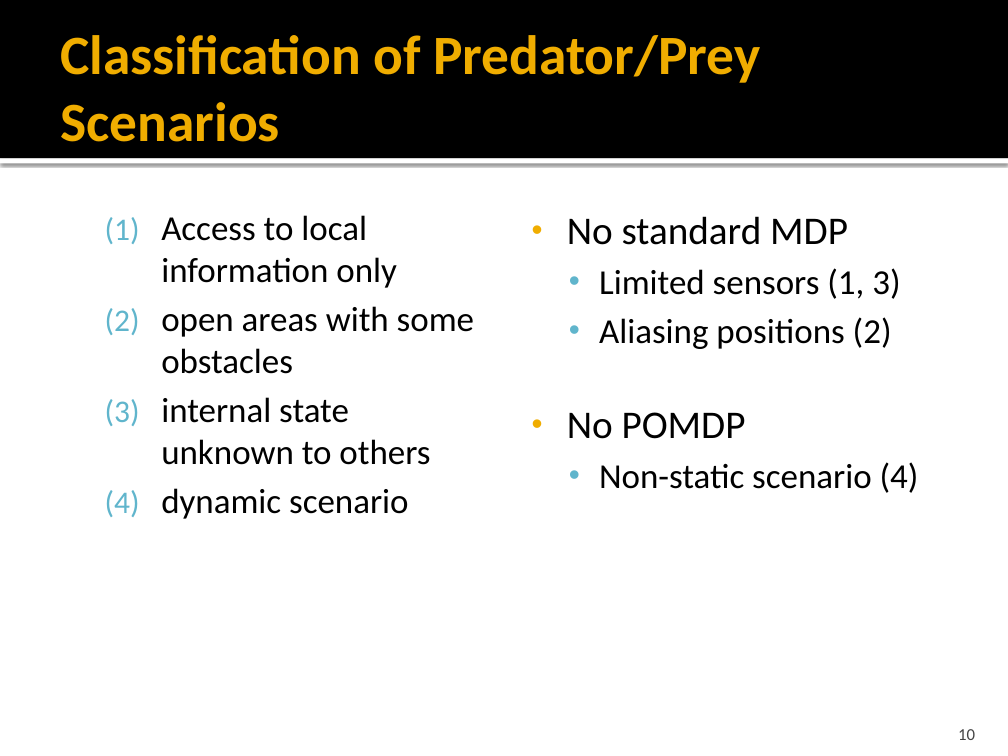
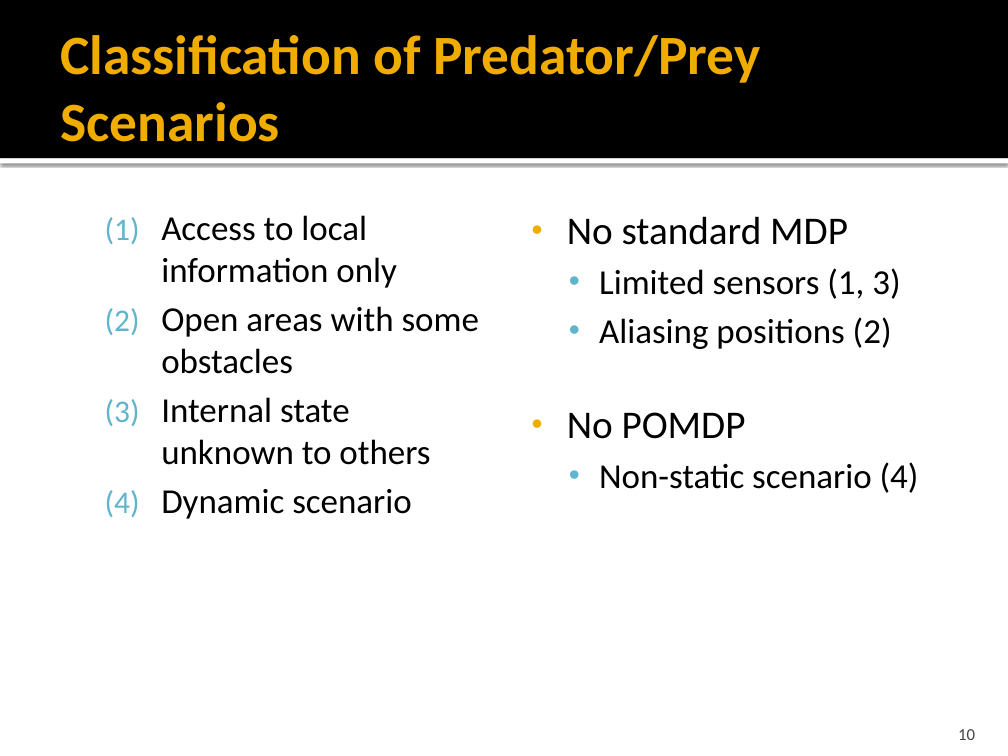
Before and after one commit to ClemensLode/GECCO-XCS-paper, a slide deck: slide 10 of Presentation/Adaption of XCS to Multi-Learner Predator.pptx. Drawn at 1008x756 pixels with LibreOffice and Linux fonts; fonts in the diff are those of the drawing. Boxes give left, top, right and bottom in pixels: in the first picture for what was removed or moved away, otherwise in the second. Text is boxed around its words. In the diff, an @@ line names an element or a change of style, - is before the commit and + after.

```diff
--- a/Presentation/Adaption of XCS to Multi-Learner Predator.pptx
+++ b/Presentation/Adaption of XCS to Multi-Learner Predator.pptx
@@ text at bbox=[161, 306, 479, 519]: text changed @@
-  (2) open areas with some obstacles
-  (3) internal state unknown to others
-  (4) dynamic scenario
+  (2) Open areas with some obstacles
+  (3) Internal state unknown to others
+  (4) Dynamic scenario
```
Also in this commit, not shown: 26 other slides changed, 1 slide added, 7 slides removed, 1 other file.
